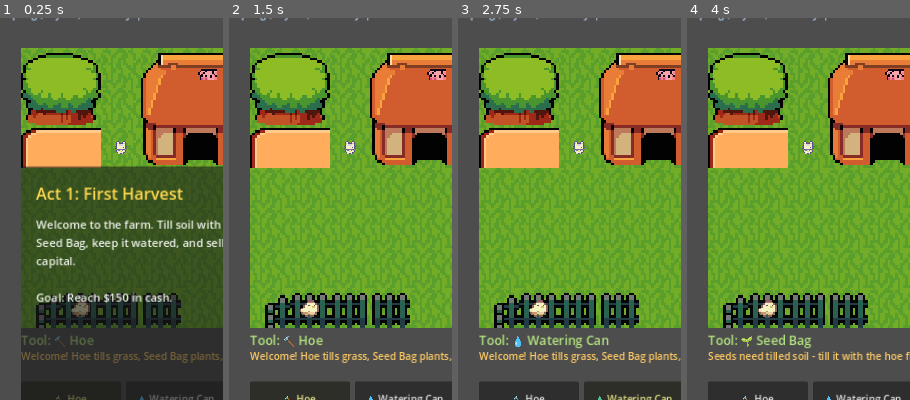
Above: before the commit, frames 1-4 (left to right).
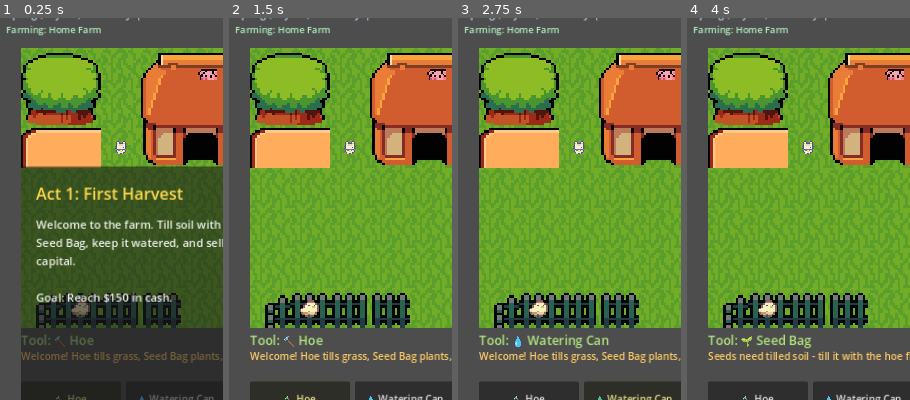
Above: after the commit, the same moments.

Repository: JLA92-bit/JLAProjects
Game: Godot game, scene res://scenes/Main.tscn
Same seed, same stepped clock (60 frames per second), same inputs: the game is played once before the commit and once after it.
Inputs:
- Up to frame 1 (0.25 s): no input
- Up to frame 2 (1.5 s): click "Continue" at 0.5 s; click "🔨 Hoe" at 1.25 s
- Up to frame 3 (2.75 s): click "💧 Watering Can" at 2 s
- Up to frame 4 (4 s): click "🌱 Seed Bag" at 2.75 s; click "Use Tool" at 3.5 s
The pictures show only the part of the screen within x 0-50%, y 5-55%; the shares and areas given below are measured in that part.

The runs differ from the first frame. In frame 1, 0.4% of the frame differs, in the area x 3-46%, y 2-5%; in frame 2, 0.4%; in frame 3, 0.4%; in frame 4, 0.4%.

Commit message:
Let players farm directly at owned regions, not just the home plot
Each owned region now gets its own tillable/plantable tile grid (a
"plot"), selectable from the World Map with a "Farm this region"
button. The on-screen farm grid swaps to whichever plot is active;
growth, watering, weather, and blight all keep advancing on every
owned plot each day, not just the one currently on screen, so farms
left untended elsewhere still change instead of freezing.

Region terrain is no longer flavor text only - it now creates a real
siting decision: beach plots dry out twice as fast, cliff plots resist
blight spreading, and water plots are naturally irrigated (immune to
drought, never need manual watering). The HUD shows which plot is
active and its terrain; the blight status panel reports both the
total infected tiles across all farms and how many are on the current
plot.

Save/load is backward compatible: an old single-grid save migrates its
tiles into the new home plot on load.

Diff:
--- a/godot/scripts/Main.gd
+++ b/godot/scripts/Main.gd
@@ -26,6 +26,17 @@
 }
 const WEATHER_WEIGHTS := {"sunny": 55, "rainy": 25, "storm": 10, "drought": 10}
 const REGION_DECAY := 6.0 # health lost per day for an unmaintained owned region
+
+# ---------- Terrain modifiers for farming an owned region ----------
+# Each owned region can be farmed directly (its own tile grid), and its
+# terrain creates a real siting decision instead of being flavor text only.
+const TERRAIN_FLAVOR := {
+	"grass": "reliable soil - no bonuses or penalties",
+	"farmland": "reliable soil - no bonuses or penalties",
+	"beach": "sandy soil dries out twice as fast without rain",
+	"cliff": "rocky ground resists blight spreading",
+	"water": "naturally irrigated - never needs manual watering",
+}
 
 const TOOLS := {
 	"hoe": {"name": "Hoe", "emoji": "🔨"},
@@ -110,7 +121,9 @@
 var season_day := 0
 var current_weather := "sunny"
 var forecast_weather := "sunny"
-var tiles := []
+var tiles := [] # reference to plots[active_plot_id] - the grid currently on screen
+var plots := {} # plot_id ("home" or an owned region's name) -> ROWSxCOLS tile grid
+var active_plot_id := "home"
 var regions := []
 var log_text := "Welcome! Hoe tills grass, Seed Bag plants, Watering Can grows crops. Harvest by hand when ready."
 
@@ -128,6 +141,7 @@
 var hud_dom: Label
 var hud_act: Label
 var hud_season: Label
+var hud_farm: Label
 var tool_label: Label
 var log_label: Label
 var tool_row: HBoxContainer
@@ -179,12 +193,9 @@
 		textures[key] = load(TERRAIN_TEX_PATH[key])
 
 func _init_fresh_state():
-	tiles.clear()
-	for r in range(ROWS):
-		var row := []
-		for c in range(COLS):
-			row.append({"type": "grass"})
-		tiles.append(row)
+	plots = {"home": _make_empty_grid()}
+	active_plot_id = "home"
+	tiles = plots["home"]
 	regions.clear()
 	for continent in CONTINENTS:
 		var i := 0
@@ -202,6 +213,37 @@
 	season_day = 0
 	current_weather = "sunny"
 	forecast_weather = _roll_weather()
+
+# ---------- Plots (home farm + farmable owned regions) ----------
+func _make_empty_grid() -> Array:
+	var grid := []
+	for r in range(ROWS):
+		var row := []
+		for c in range(COLS):
+			row.append({"type": "grass"})
+		grid.append(row)
+	return grid
+
+func _terrain_for_plot(plot_id: String) -> String:
+	if plot_id == "home":
+		return "grass"
+	for reg in regions:
+		if reg["name"] == plot_id:
+			return reg["terrain"]
+	return "grass"
+
+func _plot_display_name(plot_id: String) -> String:
+	return "Home Farm" if plot_id == "home" else plot_id
+
+func _switch_active_plot(plot_id: String) -> void:
+	if plot_id == active_plot_id or not plots.has(plot_id):
+		return
+	active_plot_id = plot_id
+	tiles = plots[plot_id]
+	_redraw_all_tiles()
+	var terrain = _terrain_for_plot(plot_id)
+	_log("Now farming: %s (%s)." % [_plot_display_name(plot_id), TERRAIN_FLAVOR.get(terrain, "")])
+	_refresh_all()
 
 # ---------- Farm grid rendering ----------
 func _make_pixel_sprite(tex: Texture2D) -> Sprite2D:
@@ -448,26 +490,29 @@
 			_update_tile_visual(r, c)
 
 # ---------- Day tick ----------
-func _day_tick() -> void:
-	day += 1
-	_advance_calendar()
+# Advances one plot's tile grid by a day: growth, watering/weather, wilt,
+# and blight infection/spread. Runs for every plot the player owns (not
+# just the one on screen) so farms left untended elsewhere keep changing.
+func _advance_tiles(t_grid: Array, terrain: String) -> Dictionary:
 	var infected_tiles := []
 	var wilted := 0
 	var storm_damaged := 0
-	var auto_watered := current_weather == "rainy" or current_weather == "storm"
+	var auto_watered := current_weather == "rainy" or current_weather == "storm" or terrain == "water"
+	var dry_step := 2 if terrain == "beach" else 1
+	var blight_mult := 0.5 if terrain == "cliff" else 1.0
 
 	for r in range(ROWS):
 		for c in range(COLS):
-			var t: Dictionary = tiles[r][c]
+			var t: Dictionary = t_grid[r][c]
 			if t["type"] != "planted":
 				continue
 			if auto_watered:
 				t["watered"] = true
 
-			if current_weather == "drought":
+			if current_weather == "drought" and terrain != "water":
 				# Scarce water: even a watered crop keeps drying out, forcing an
 				# early-harvest-or-lose-it decision instead of a free pass.
-				t["dry_days"] = t.get("dry_days", 0) + 1
+				t["dry_days"] = t.get("dry_days", 0) + dry_step
 				if t["dry_days"] >= WILT_DAYS:
 					t["type"] = "grass"
 					wilted += 1
@@ -480,7 +525,7 @@
 				if t.get("stage", 0) < 4:
 					t["stage"] = t.get("stage", 0) + 1
 			else:
-				t["dry_days"] = t.get("dry_days", 0) + 1
+				t["dry_days"] = t.get("dry_days", 0) + dry_step
 				if t["dry_days"] >= WILT_DAYS:
 					t["type"] = "grass"
 					wilted += 1
@@ -500,7 +545,7 @@
 				if t["infected_days"] >= 4:
 					t["type"] = "grass"
 			elif _act()["blight"]:
-				var chance = 0.02 + infected_tiles.size() * 0.01
+				var chance = (0.02 + infected_tiles.size() * 0.01) * blight_mult
 				if randf() < chance:
 					t["infected"] = true
 					t["infected_days"] = 0
@@ -510,10 +555,26 @@
 		for n in neighbors:
 			if n.x < 0 or n.y < 0 or n.x >= COLS or n.y >= ROWS:
 				continue
-			var nt: Dictionary = tiles[n.y][n.x]
-			if nt["type"] == "planted" and not nt.get("infected", false) and randf() < 0.3:
+			var nt: Dictionary = t_grid[n.y][n.x]
+			if nt["type"] == "planted" and not nt.get("infected", false) and randf() < 0.3 * blight_mult:
 				nt["infected"] = true
 				nt["infected_days"] = 0
+
+	return {"wilted": wilted, "storm_damaged": storm_damaged, "infected_count": infected_tiles.size()}
+
+func _day_tick() -> void:
+	day += 1
+	_advance_calendar()
+	var wilted := 0
+	var storm_damaged := 0
+	var total_infected := 0
+
+	for plot_id in plots.keys():
+		var result := _advance_tiles(plots[plot_id], _terrain_for_plot(plot_id))
+		total_infected += result["infected_count"]
+		if plot_id == active_plot_id:
+			wilted = result["wilted"]
+			storm_damaged = result["storm_damaged"]
 
 	if wilted > 0:
 		var reason = "the drought" if current_weather == "drought" else "neglect"
@@ -527,7 +588,7 @@
 		var np = clamp(prices[key] + drift, base * 0.4, base * 1.8)
 		prices[key] = int(round(np))
 
-	var pressure = infected_tiles.size()
+	var pressure = total_infected
 	var owned_regions = regions.filter(func(r2): return r2["owned"])
 	var unowned_regions = regions.filter(func(r2): return not r2["owned"])
 
@@ -553,6 +614,10 @@
 		reg["maintained_today"] = false
 		if reg["health"] <= 0.0:
 			reg["owned"] = false
+			plots.erase(reg["name"])
+			if active_plot_id == reg["name"]:
+				active_plot_id = "home"
+				tiles = plots["home"]
 			_log("%s fell into ruin from neglect and was lost!" % reg["name"])
 		else:
 			cash += int(round(reg["health"] * 0.5))
@@ -690,6 +755,7 @@
 	hud_dom = _add_label(layer, "0% owned", Vector2(280, 12), Vector2(160, 30), 18, Color(0.6, 0.85, 1))
 	hud_act = _add_label(layer, "Act 1", Vector2(450, 12), Vector2(260, 30), 18, Color(0.85, 0.7, 1))
 	hud_season = _add_label(layer, "", Vector2(16, 44), Vector2(680, 26), 16, Color(0.75, 0.85, 1))
+	hud_farm = _add_label(layer, "", Vector2(16, 70), Vector2(680, 24), 15, Color(0.7, 0.95, 0.75))
 
 	tool_label = _add_label(layer, "Tool: Hoe", Vector2(FARM_ORIGIN.x, FARM_ORIGIN.y + ROWS * TILE + 6), Vector2(640, 26), 20, Color(0.7, 0.9, 0.5))
 	log_label = _add_label(layer, log_text, Vector2(FARM_ORIGIN.x, FARM_ORIGIN.y + ROWS * TILE + 34), Vector2(640, 44), 16, Color(1, 0.8, 0.4))
@@ -815,6 +881,8 @@
 		WEATHER[current_weather]["emoji"], WEATHER[current_weather]["name"],
 		WEATHER[forecast_weather]["emoji"], WEATHER[forecast_weather]["name"],
 	]
+	var terrain = _terrain_for_plot(active_plot_id)
+	hud_farm.text = "Farming: %s%s" % [_plot_display_name(active_plot_id), "" if active_plot_id == "home" else " (%s)" % terrain]
 	map_button.visible = _act()["continents"].size() > 0
 	_refresh_tool_ui()
 	_refresh_inventory_panel()
@@ -892,15 +960,20 @@
 		market_rows_container.add_child(row)
 
 	var infected_count := 0
-	for r in range(ROWS):
-		for c in range(COLS):
-			if tiles[r][c].get("infected", false):
-				infected_count += 1
+	var infected_here := 0
+	for plot_id in plots.keys():
+		var grid: Array = plots[plot_id]
+		for r in range(ROWS):
+			for c in range(COLS):
+				if grid[r][c].get("infected", false):
+					infected_count += 1
+					if plot_id == active_plot_id:
+						infected_here += 1
 	if infected_count > 0:
-		blight_label.text = "%d tile(s) infected with blight! Use the Cure Spray or contain the spread." % infected_count
+		blight_label.text = "%d tile(s) infected with blight across your farms (%d on this plot). Use the Cure Spray or contain the spread." % [infected_count, infected_here]
 		blight_label.add_theme_color_override("font_color", Color(1, 0.4, 0.4))
 	else:
-		blight_label.text = "No active blight. Your farm is healthy."
+		blight_label.text = "No active blight. Your farms are healthy."
 		blight_label.add_theme_color_override("font_color", Color(0.7, 0.8, 0.7))
 
 func _refresh_map_panel() -> void:
@@ -909,6 +982,15 @@
 
 	for child in map_scroll_content.get_children():
 		child.queue_free()
+
+	if active_plot_id != "home":
+		var home_btn := Button.new()
+		home_btn.text = "🏠 Return to Home Farm"
+		home_btn.pressed.connect(func():
+			_switch_active_plot("home")
+			map_panel.visible = false
+		)
+		map_scroll_content.add_child(home_btn)
 
 	for continent in CONTINENTS:
 		var owned_here = regions.filter(func(r): return r["continent"] == continent["name"] and r["owned"]).size()
@@ -931,7 +1013,8 @@
 			title.add_theme_font_size_override("font_size", 18)
 			vb.add_child(title)
 			var health_label = Label.new()
-			health_label.text = "Health: %d%%  (terrain: %s)" % [int(round(reg["health"])), reg["terrain"]]
+			health_label.text = "Health: %d%%  (terrain: %s - %s)" % [int(round(reg["health"])), reg["terrain"], TERRAIN_FLAVOR.get(reg["terrain"], "")]
+			health_label.autowrap_mode = TextServer.AUTOWRAP_WORD
 			vb.add_child(health_label)
 			if not reg["owned"]:
 				var price = _region_price(reg)
@@ -942,7 +1025,8 @@
 					if cash >= price:
 						cash -= price
 						reg["owned"] = true
-						_log("You acquired %s!" % reg["name"])
+						plots[reg["name"]] = _make_empty_grid()
+						_log("You acquired %s! You can farm it directly, or leave it earning passive upkeep income." % reg["name"])
 						_check_act_progress()
 						_refresh_all()
 				)
@@ -966,6 +1050,17 @@
 				warn_label.add_theme_font_size_override("font_size", 14)
 				warn_label.add_theme_color_override("font_color", Color(0.9, 0.6, 0.4))
 				vb.add_child(warn_label)
+				var farm_btn := Button.new()
+				if active_plot_id == reg["name"]:
+					farm_btn.text = "🌾 Currently farming here"
+					farm_btn.disabled = true
+				else:
+					farm_btn.text = "Farm this region"
+					farm_btn.pressed.connect(func():
+						_switch_active_plot(reg["name"])
+						map_panel.visible = false
+					)
+				vb.add_child(farm_btn)
 			map_scroll_content.add_child(card)
 
 func _add_label_child(parent: Node, text: String, font_size: int, color: Color) -> void:
@@ -983,7 +1078,7 @@
 		"current_act": current_act, "victory_shown": victory_shown,
 		"season_idx": season_idx, "season_day": season_day,
 		"current_weather": current_weather, "forecast_weather": forecast_weather,
-		"tiles": tiles, "regions": regions,
+		"plots": plots, "active_plot_id": active_plot_id, "regions": regions,
 		"player_x": player_pos.x, "player_y": player_pos.y,
 	}
 	var f := FileAccess.open(SAVE_PATH, FileAccess.WRITE)
@@ -1019,10 +1114,25 @@
 	forecast_weather = parsed.get("forecast_weather", forecast_weather)
 	if not WEATHER.has(forecast_weather):
 		forecast_weather = "sunny"
-	if parsed.has("tiles"):
-		tiles = parsed["tiles"]
 	if parsed.has("regions"):
 		regions = parsed["regions"]
+
+	if parsed.has("plots"):
+		plots = parsed["plots"]
+	elif parsed.has("tiles"):
+		# Pre-multi-plot save: the single grid it had becomes the home plot.
+		plots = {"home": parsed["tiles"]}
+	if not plots.has("home"):
+		plots["home"] = _make_empty_grid()
+	for reg in regions:
+		if reg.get("owned", false) and not plots.has(reg["name"]):
+			plots[reg["name"]] = _make_empty_grid()
+
+	active_plot_id = parsed.get("active_plot_id", "home")
+	if not plots.has(active_plot_id):
+		active_plot_id = "home"
+	tiles = plots[active_plot_id]
+
 	player_pos = Vector2(parsed.get("player_x", player_pos.x), parsed.get("player_y", player_pos.y))
 
 func _reset_game() -> void:
